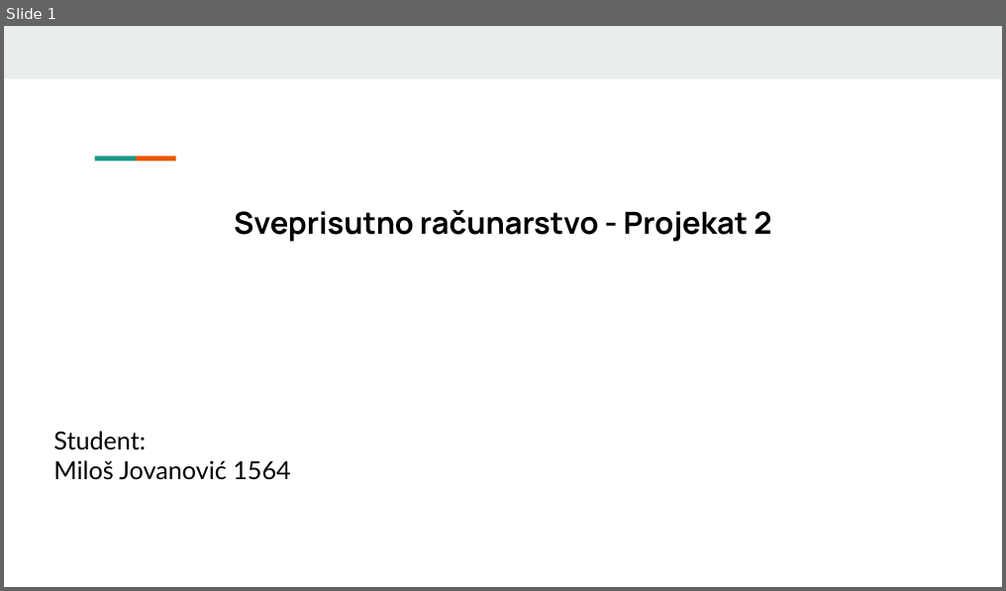
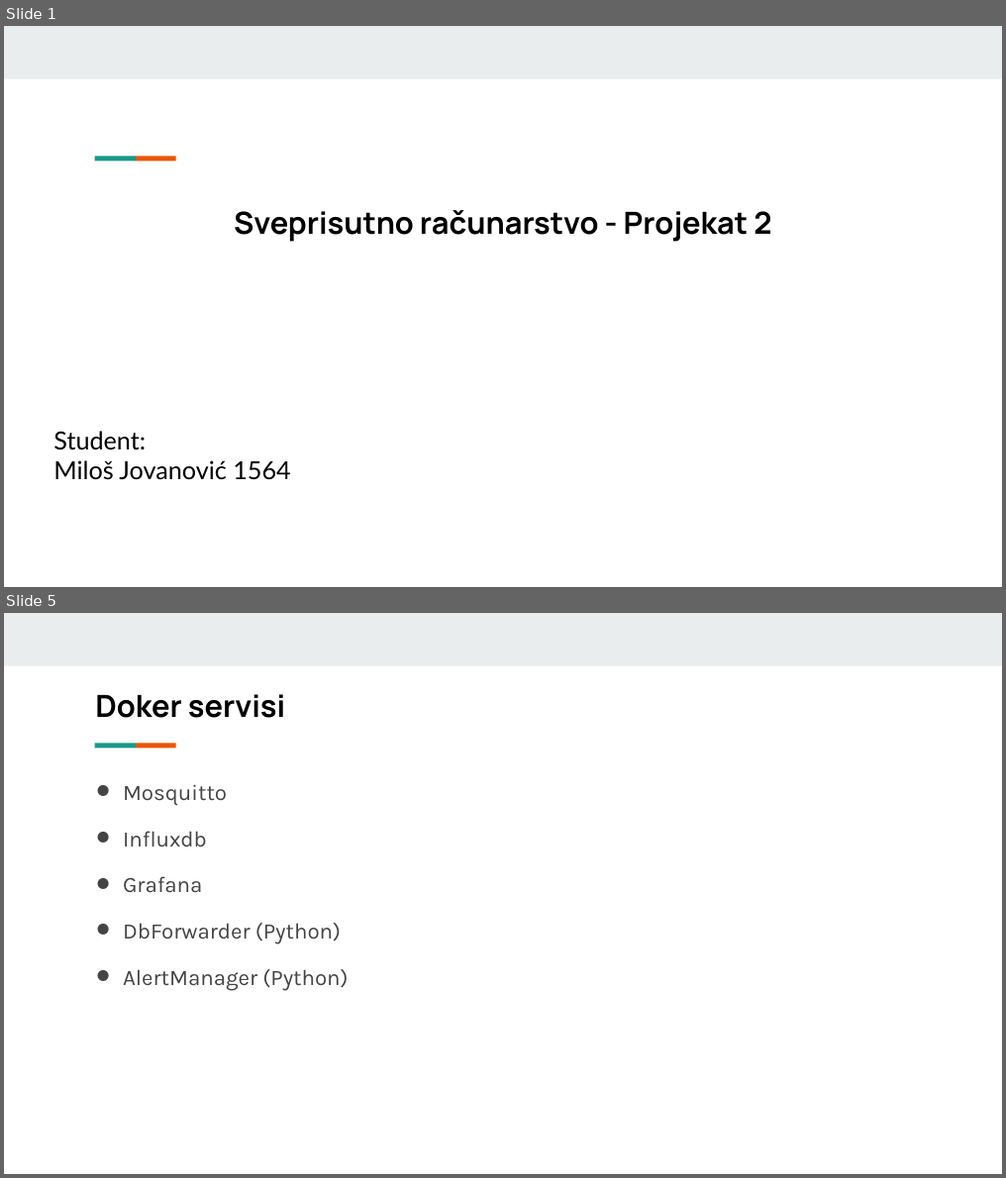
Before and after one commit to mjovanovic9999/uc, a slide deck: II/prezentacija2.odp. Shown one above the other, each under a label of ours: slide 1 before the commit, slides 1 and 5 after it; the slides between them are not shown. The pictures are 1006x591 and 1006x1178 pixels, drawn with LibreOffice and Linux fonts; fonts in the diff are those of the drawing. Boxes give left, top, right and bottom in pixels: in the first picture for what was removed or moved away, otherwise in the second. Text is boxed around its words. In the diff, an @@ line names an element or a change of style, - is before the commit and + after.

```diff
--- a/II/prezentacija2.odp
+++ b/II/prezentacija2.odp
@@ slide 5 added at (4, 613, 1002, 1174), background #FFFFFF; not listed: 3 template elements that a slide beside it also shows @@
@@ title added at (95, 694, 285, 718), 22 pt, text #000000, bold @@
+Doker servisi
@@ text added at (123, 784, 348, 991), 16 pt, text #444444 @@
+ Mosquitto
+ Influxdb
+ Grafana
+ DbForwarder (Python)
+ AlertManager (Python)
```
Also in this commit, not shown: 7 other slides added, 13 other files.
